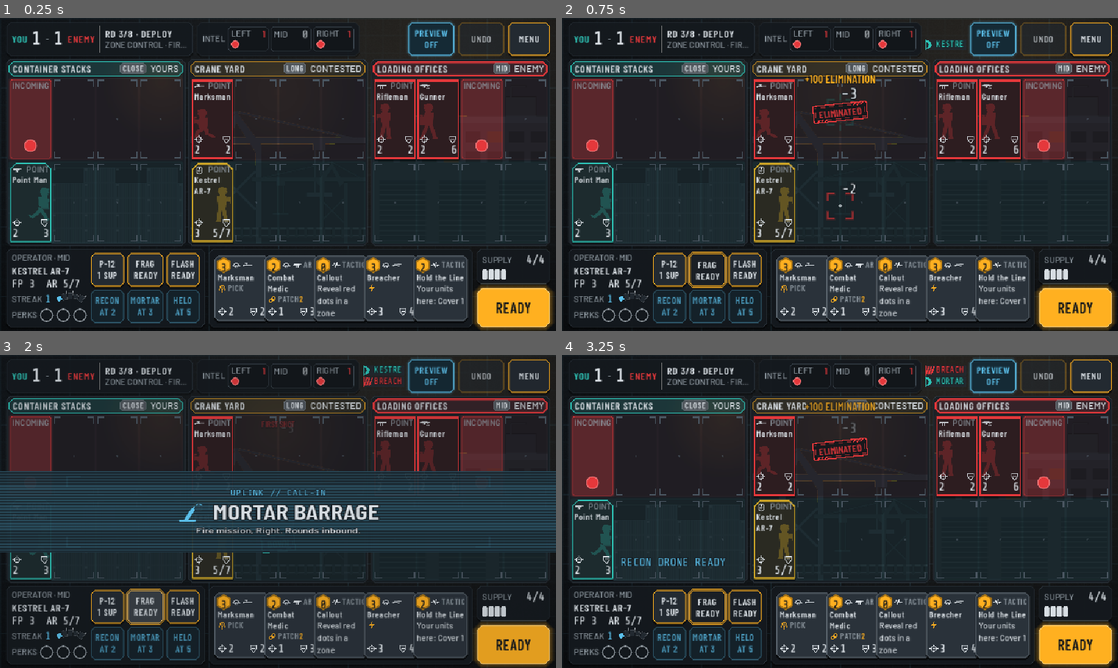
Above: before the commit, frames 1-4 (two rows, left to right).
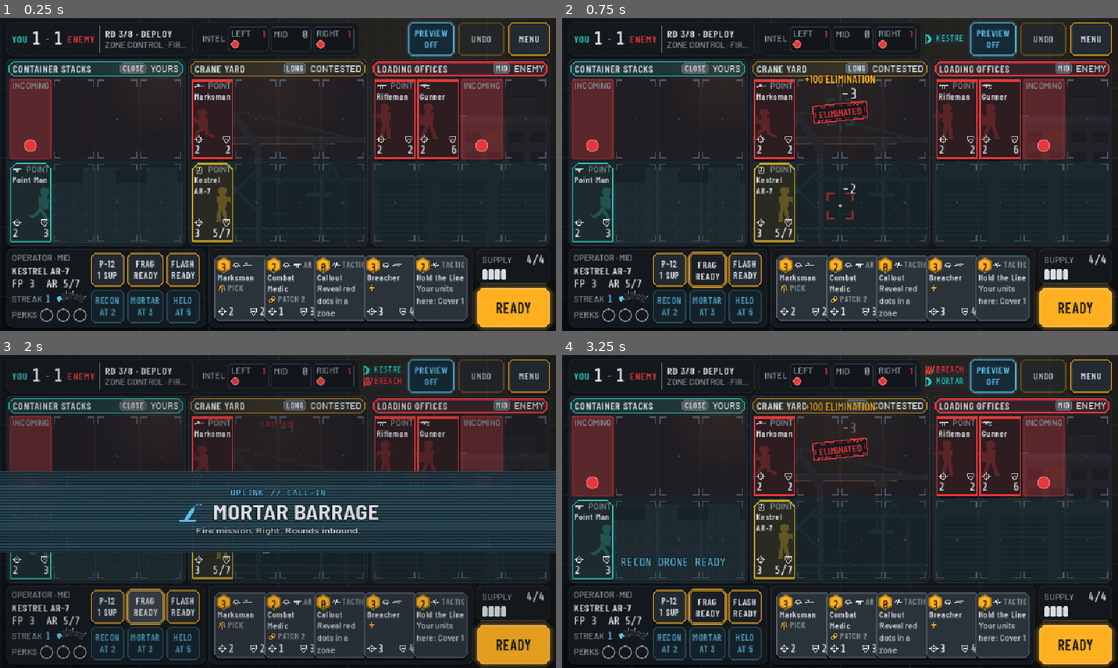
Above: after the commit, the same moments.

Repository: DeVoTeD-Qc/Gamestudio
Game: Godot game, scene res://scenes/fx/FxPreview.tscn
Same seed, same stepped clock (60 frames per second), same inputs: the game is played once before the commit and once after it. This scene is started directly instead of the project's main scene.
Inputs:
- Up to frame 1 (0.25 s): no input
- Up to frame 2 (0.75 s): click "FRAG READY" at 0.5 s
- Up to frame 3 (2 s): click "FRAG READY" at 1.25 s
- Up to frame 4 (3.25 s): click "FLASH READY" at 2 s; click "FRAG READY" at 2.75 s

The runs differ from the first frame. In frame 1, less than 0.1% of the frame differs, in the area x 53-55%, y 88-91%; in frame 2, 0.2%, in the area x 53-73%, y 5-91%; in frame 3, less than 0.1%; in frame 4, less than 0.1%.
Error in both runs: Cannot call method 'get_parent' on a null value. (res://scripts/fx/fx_preview.gd:65)

Commit message:
f04: killfeed off the hand; card icons on hand chips and board slots
Phone killfeed moves into the top bar over the spent intel strip (2
lines, never over the hand, lanes or buttons; tested at phone, notch and
desktop sizes). Hand chips and board slots use the full card's icon set:
cost hex, type and weapon-class icons, keyword icons, FP/Armor icons.
Full suite 317/317.

Co-Authored-By: Claude Opus 5.5 <noreply@anthropic.com>
Claude-Session: https://claude.ai/code/session_01JmVwVgoeVTdNBC1RfBf5V4

Diff:
--- a/projects/killstreak/source/project-killstreak/scripts/fx/killfeed.gd
+++ b/projects/killstreak/source/project-killstreak/scripts/fx/killfeed.gd
@@ -77,11 +77,12 @@
 	_layout(true)
 
 
-## Newest line sits on the bottom row; rows are vertically centred in the rect.
+## Oldest line on top, newest below it; the lines shown are vertically centred in the rect
+## (f04: a single line no longer sits at the bottom of an empty box).
 func _row_position(index: int) -> Vector2:
-	var rows: int = max_lines()
-	var top: float = (size.y - rows * KillfeedEntry.ROW_HEIGHT) * 0.5
-	var row: int = rows - (_entries.size() - index)
+	var shown: int = mini(_entries.size(), max_lines())
+	var top: float = (size.y - shown * KillfeedEntry.ROW_HEIGHT) * 0.5
+	var row: int = index - (_entries.size() - shown)
 	return Vector2(0, top + row * KillfeedEntry.ROW_HEIGHT)
 
 
--- a/projects/killstreak/source/project-killstreak/scripts/ui/match_screen.gd
+++ b/projects/killstreak/source/project-killstreak/scripts/ui/match_screen.gd
@@ -17,6 +17,8 @@
 #   [ LEFT lane       ][ MID lane       ][ RIGHT lane      ]
 #   [OPERATOR PANEL][        HAND        ][SUPPLY / READY]
 #   Below COMPACT_HEIGHT (640) logical px the compact profile tightens bars, slots and buttons.
+#   f04: on the phone the killfeed shows in the top bar over INTEL + the free slot (2 lines,
+#   only while it has lines); it never covers the hand, the lanes or a button.
 # Dependencies: scenes in scenes/match/, screen_profile.gd, mock_match_data.gd.
 # Author: UI/UX Agent
 extends Control
--- a/projects/killstreak/source/project-killstreak/scripts/ui/mini_icons.gd
+++ b/projects/killstreak/source/project-killstreak/scripts/ui/mini_icons.gd
@@ -79,8 +79,10 @@
 		var ic: TextureRect = icon(IconSheet.KEYWORD_ICONS[id], px, tint)
 		ic.tooltip_text = String(KEYWORD_WORDS.get(id, String(id)))
 		row.add_child(ic)
+		var text: String = String(KEYWORD_WORDS.get(id, String(id).to_upper()))
 		if with_words:
-			row.add_child(word(String(KEYWORD_WORDS.get(id, String(id).to_upper()))))
+			# The word carries the value ("PATCH 2"); the bare number shows only without words.
+			row.add_child(word(text + (" %d" % value if value > 0 else "")))
 		if value > 0:
 			var v: Label = Label.new()
 			v.text = str(value)
@@ -89,6 +91,7 @@
 			v.vertical_alignment = VERTICAL_ALIGNMENT_CENTER
 			v.mouse_filter = Control.MOUSE_FILTER_IGNORE
 			v.set_meta(&"important", true)
+			v.set_meta(&"value", with_words)
 			row.add_child(v)
 	return row
 
@@ -102,6 +105,7 @@
 	var need: float = 0.0
 	var count: int = 0
 	var words: Array[Label] = []
+	var values: Array[Label] = []
 	for child: Node in row.get_children():
 		var c: Control = child as Control
 		if c == null:
@@ -110,7 +114,9 @@
 			words.append(c as Label)
 			need += text_width(c as Label)
 			count += 1
-		elif c.visible:
+		elif bool(c.get_meta(&"value", false)):
+			values.append(c as Label)  # replaced by its word ("PATCH 2") when words show
+		else:
 			need += c.get_combined_minimum_size().x
 			count += 1
 	need += sep * maxi(0, count - 1)
@@ -118,6 +124,8 @@
 	for l: Label in words:
 		l.visible = show
 		l.custom_minimum_size.x = ceilf(text_width(l)) if show else 0.0
+	for l: Label in values:
+		l.visible = not show
 
 
 static func text_width(l: Label) -> float:
--- a/projects/killstreak/source/project-killstreak/scripts/ui/unit_slot.gd
+++ b/projects/killstreak/source/project-killstreak/scripts/ui/unit_slot.gd
@@ -253,11 +253,12 @@
 	var layer_origin: Vector2 = to_local * _keywords.get_parent().get_global_rect().position
 	var fp: Rect2 = Rect2(to_local * _fp_box.global_position, _fp_box.size)
 	var ar: Rect2 = Rect2(to_local * _ar_box.global_position, _ar_box.size)
-	var gap: float = ar.position.x - fp.end.x - 4.0
+	# Keep 4 px clear on each side, so an icon never touches "3/4" (checked in f04 screenshots).
+	var gap: float = ar.position.x - fp.end.x - 8.0
 	var pos: Vector2
 	if want.x <= gap:
 		var value: Rect2 = Rect2(to_local * _ar.global_position, _ar.size)
-		pos = Vector2(fp.end.x + 2.0 + (gap - want.x) * 0.5, value.position.y + (value.size.y - want.y) * 0.5)
+		pos = Vector2(fp.end.x + 4.0 + (gap - want.x) * 0.5, value.position.y + (value.size.y - want.y) * 0.5)
 	else:
 		pos = Vector2(ar.end.x - want.x, ar.position.y - want.y)
 	_keywords.position = (pos - layer_origin).round()
